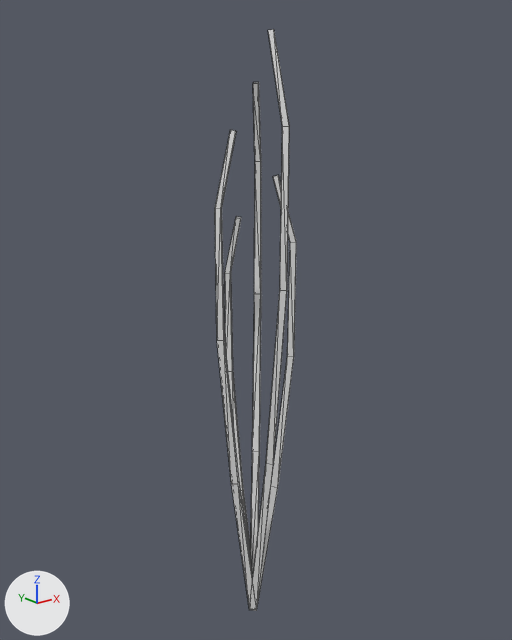
Renders of the OBJ model game/assets/models/plants/SM_Plant_CalatheaClump_Stem.obj from each side of a commit.
Before and after are seen from a 50 mm lens placed at (-1.416, -1.785, 1.867), pointed at (0.023, 0.014, 1.148). Lighting does not change. The marker at lower left points along +X, +Y and +Z. The first picture is the older version. Mesh edges are drawn as thin lines. Where no turn or scale is listed for an object, it has been applied to the vertices.

The scene before the commit, as lines of its bpy script (objects in view):
```python
me_sm_plant_calatheaclump_stem = bpy.data.meshes.new('SM_Plant_CalatheaClump_Stem')
me_sm_plant_calatheaclump_stem.from_pydata(...)  # 100 vertices, 170 faces; spans x -0.16..0.12, y -0.18..0.13, z 0.0..2.06
ob_sm_plant_calatheaclump_stem = bpy.data.objects.new('SM_Plant_CalatheaClump_Stem', me_sm_plant_calatheaclump_stem)
ob_sm_plant_calatheaclump_stem.location = (0.0, 0.0, 0.0)
```
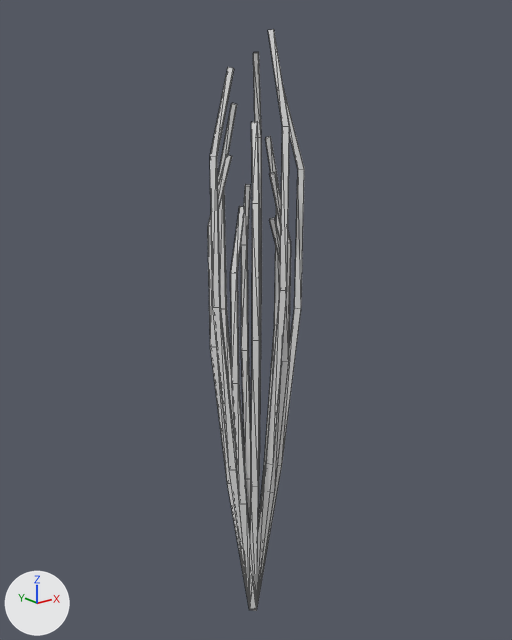
Changed parts and their boxes [x1, y1, x2, y2] in the pictures (512 x 640 px; the box of a moved part takes in the faces that stretch with it):
'SM_Plant_CalatheaClump_Stem', reshaped (18% wider): before [215, 29, 296, 611]; after [208, 29, 304, 611]
part 1 of me_sm_plant_calatheaclump_stem, added: after [257, 172, 291, 606]
part 2 of me_sm_plant_calatheaclump_stem, added: after [241, 184, 251, 521]
part 3 of me_sm_plant_calatheaclump_stem, added: after [230, 206, 252, 610]
part 4 of me_sm_plant_calatheaclump_stem, added: after [270, 218, 280, 260]
part 5 of me_sm_plant_calatheaclump_stem, added: after [249, 121, 260, 610]
part 6 of me_sm_plant_calatheaclump_stem, added: after [258, 136, 281, 529]
part 7 of me_sm_plant_calatheaclump_stem, added: after [208, 155, 249, 604]
part 8 of me_sm_plant_calatheaclump_stem, moved or reshaped: before [215, 82, 296, 610]; after [210, 52, 304, 610]

Diff of the bpy script that builds the scene:
```diff
--- a/game/assets/models/plants/SM_Plant_CalatheaClump_Stem.obj.py
+++ b/game/assets/models/plants/SM_Plant_CalatheaClump_Stem.obj.py
@@ me_sm_plant_calatheaclump_stem @@
 # used by ob_sm_plant_calatheaclump_stem; location = (0.0, 0.0, 0.0)
-me_sm_plant_calatheaclump_stem.from_pydata(...)  # 100 vertices, 170 faces; spans x -0.16..0.12, y -0.18..0.13, z 0.0..2.06
+me_sm_plant_calatheaclump_stem.from_pydata(...)  # 240 vertices, 408 faces; spans x -0.17..0.15, y -0.18..0.16, z 0.0..2.06
+# me_sm_plant_calatheaclump_stem part 1: the loose piece of 20 vertices spanning x -0.02..0.02, y -0.18..0.02, z 0.0..2.06 is copied, and the copy is turned 17 degrees about the z axis through the mesh origin and scaled by 0.802; it spans x -0.02..0.06, y -0.14..0.02, z 0.0..1.65
+# me_sm_plant_calatheaclump_stem part 2: the loose piece of 20 vertices spanning x -0.02..0.12, y -0.02..0.12, z 0.0..1.91 is copied, and the copy is multiplied about the mesh origin by the matrix ((0.799, -0.241, -0.002), (0.241, 0.799, 0.001), (0.002, -0.002, 0.834)); it spans x -0.02..0.07, y -0.02..0.13, z 0.0..1.6
+# me_sm_plant_calatheaclump_stem part 3: the loose piece of 20 vertices spanning x -0.16..0.02, y -0.02..0.02, z 0.0..1.78 is copied, and the copy is turned 16.4 degrees about the z axis through the mesh origin and scaled by 0.871; it spans x -0.13..0.02, y -0.06..0.02, z 0.0..1.55
+# me_sm_plant_calatheaclump_stem part 4: the loose piece of 20 vertices spanning x -0.02..0.11, y -0.1..0.02, z 0.0..1.64 is copied, and the copy is scaled about its middle by (1.11, 0.548, 0.914), then moved by (0.01, 0.02, -0.07); it spans x -0.02..0.13, y -0.06..0.02, z 0.0..1.5
+# me_sm_plant_calatheaclump_stem part 5: a new loose piece of 20 vertices spanning x -0.1..0.02, y -0.13..0.02, z 0.0..1.8
+# me_sm_plant_calatheaclump_stem part 6: a new loose piece of 20 vertices spanning x -0.02..0.15, y -0.02..0.05, z 0.0..1.75
+# me_sm_plant_calatheaclump_stem part 7: a new loose piece of 20 vertices spanning x -0.13..0.02, y -0.02..0.08, z 0.0..1.7
+# me_sm_plant_calatheaclump_stem part 8
+# 4 vertices in x 0.05..0.07, y 0.05..0.07, z 1.91 move by (0.0, 0.0, 0.09)
+# 3 vertices in x -0.1..-0.08, y -0.02..0.01, z 0.57 move by (-0.01, 0.0, 0.06)
+# 3 vertices in x -0.03..-0.02, y 0.1..0.13, z 1.3 move by (0.0, 0.03, 0.31)
+# 54 vertices move from x -0.16..0.12, y -0.1..0.13, z 0.48..1.78 to x -0.17..0.13, y -0.11..0.16, z 0.6..1.95
```
